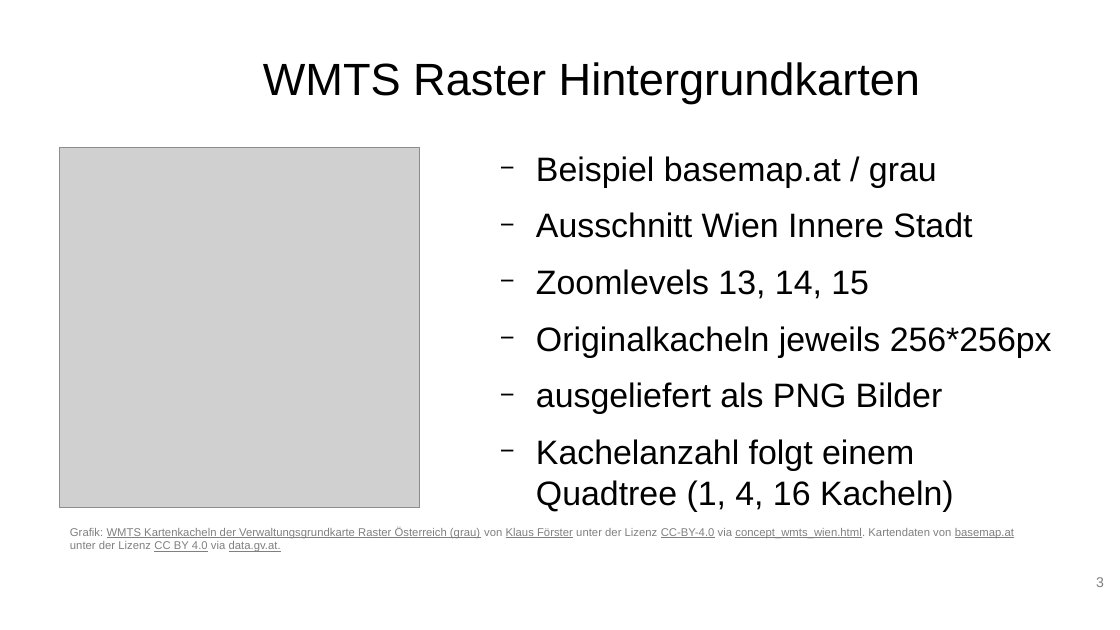
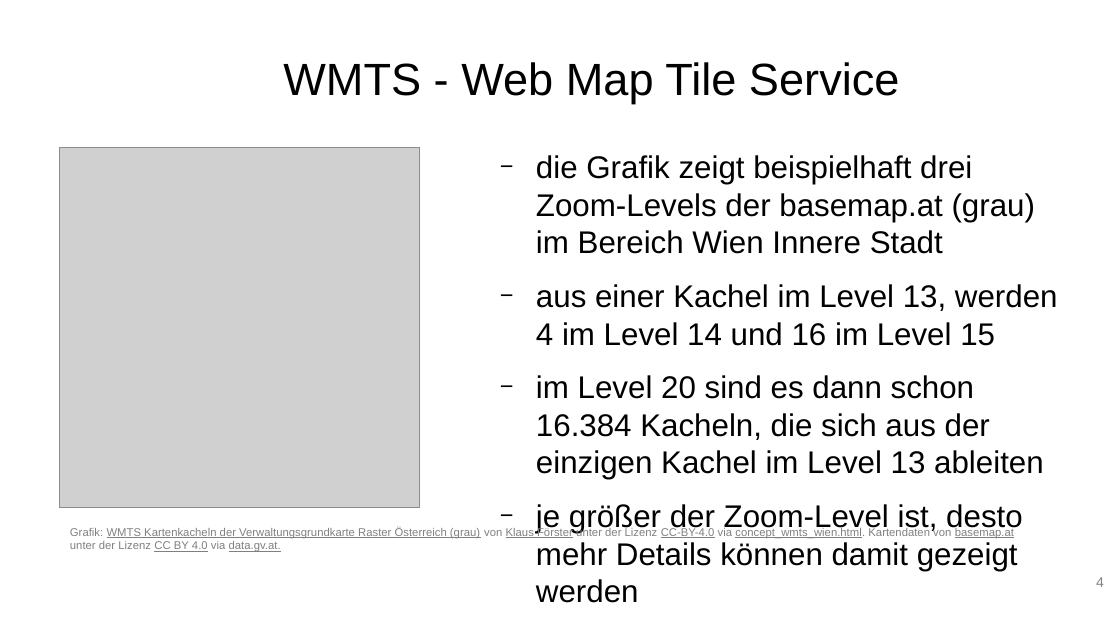
Before and after one commit to webmapping-oer/wmts, a slide deck: slide 4 of material/slides.odp (slide 3 before the commit). Drawn at 1120x630 pixels with LibreOffice and Linux fonts; fonts in the diff are those of the drawing; grey boxes stand for pictures; background and template pictures are left out. Boxes give left, top, right and bottom in pixels: in the first picture for what was removed or moved away, otherwise in the second. Text is boxed around its words. In the diff, an @@ line names an element or a change of style, - is before the commit and + after.

```diff
--- a/material/slides.odp
+++ b/material/slides.odp
@@ title at box(283, 62, 900, 104): text changed @@
-WMTS Raster Hintergrundkarten
+WMTS - Web Map Tile Service
@@ text at box(536, 155, 1058, 533): text changed; size 24 to 22.2 pt @@
-  − Beispiel basemap.at / grau
-  − Ausschnitt Wien Innere Stadt
-  − Zoomlevels 13, 14, 15
-  − Originalkacheln jeweils 256*256px
-  − ausgeliefert als PNG Bilder
-  − Kachelanzahl folgt einem Quadtree (1, 4, 16 Kacheln)
+  − die Grafik zeigt beispielhaft drei Zoom-Levels der basemap.at (grau) im Bereich Wien Innere Stadt
+  − aus einer Kachel im Level 13, werden 4 im Level 14 und 16 im Level 15
+  − im Level 20 sind es dann schon 16.384 Kacheln, die sich aus der einzigen Kachel im Level 13 ableiten
+  − je größer der Zoom-Level ist, desto mehr Details können damit gezeigt werden
@@ page number at box(1096, 577, 1104, 587): text changed @@
-3
+4
```
Also in this commit, not shown: 3 other slides changed, 4 slides added, 1 slide removed.
